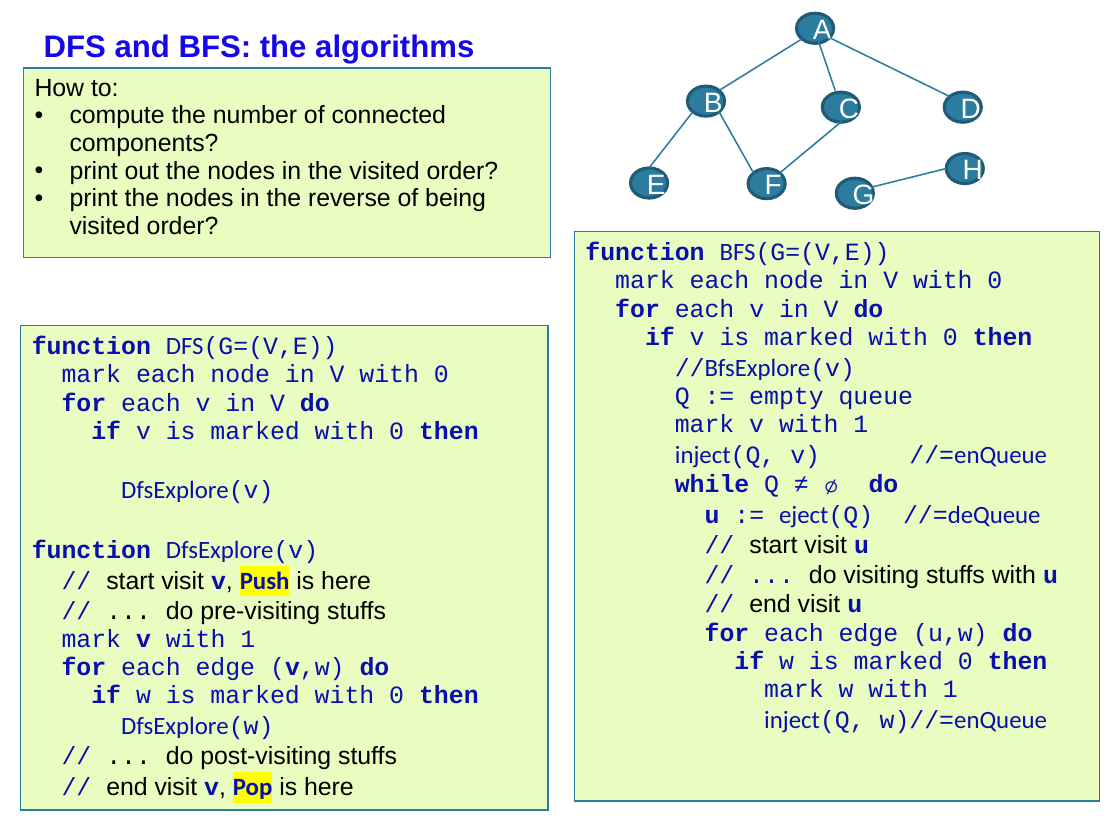
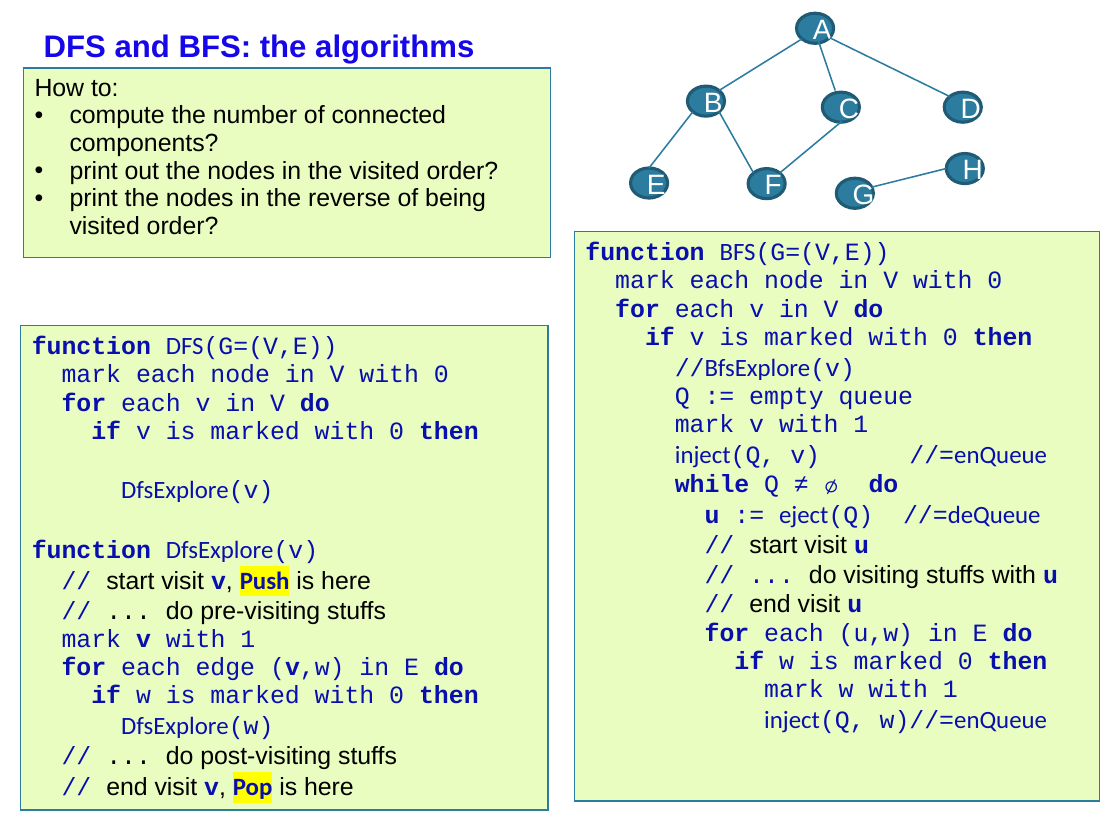
Before and after one commit to anhvir/c207, a slide deck: slide 4 of stud_05_C207_22S1.pptx. Drawn at 1120x840 pixels with LibreOffice and Linux fonts; fonts in the diff are those of the drawing; background and template pictures are left out. Boxes give left, top, right and bottom in pixels: in the first picture for what was removed or moved away, otherwise in the second. Text is boxed around its words. In the diff, an @@ line names an element or a change of style, - is before the commit and + after.

```diff
--- a/stud_05_C207_22S1.pptx
+++ b/stud_05_C207_22S1.pptx
@@ table at [575,232,1100,802] @@
-row 1, column 1: function BFS(G=(V,E)) / mark each node in V with 0 / for each v in V do / if v is marked with 0 then / //BfsExplore(v) / Q := empty queue / mark v with 1 / inject(Q, v) //=enQueue / while Q ≠ ∅ do / u := eject(Q) //=deQueue / // start visit u / // ... do visiting stuffs with u / // end visit u / for each edge (u,w) do / if w is marked 0 then / mark w with 1 / inject(Q, w)//=enQueue
+row 1, column 1: function BFS(G=(V,E)) / mark each node in V with 0 / for each v in V do / if v is marked with 0 then / //BfsExplore(v) / Q := empty queue / mark v with 1 / inject(Q, v) //=enQueue / while Q ≠ ∅ do / u := eject(Q) //=deQueue / // start visit u / // ... do visiting stuffs with u / // end visit u / for each (u,w) in E do / if w is marked 0 then / mark w with 1 / inject(Q, w)//=enQueue
@@ table at [20,326,548,811] @@
-row 1, column 1: function DFS(G=(V,E)) / mark each node in V with 0 / for each v in V do / if v is marked with 0 then / DfsExplore(v) / function DfsExplore(v) / // start visit v, Push is here / // ... do pre-visiting stuffs / mark v with 1 / for each edge (v,w) do / if w is marked with 0 then / DfsExplore(w) / // ... do post-visiting stuffs / // end visit v, Pop is here
+row 1, column 1: function DFS(G=(V,E)) / mark each node in V with 0 / for each v in V do / if v is marked with 0 then / DfsExplore(v) / function DfsExplore(v) / // start visit v, Push is here / // ... do pre-visiting stuffs / mark v with 1 / for each edge (v,w) in E do / if w is marked with 0 then / DfsExplore(w) / // ... do post-visiting stuffs / // end visit v, Pop is here
```
Also in this commit, not shown: 19 other slides changed, 1 other file.
